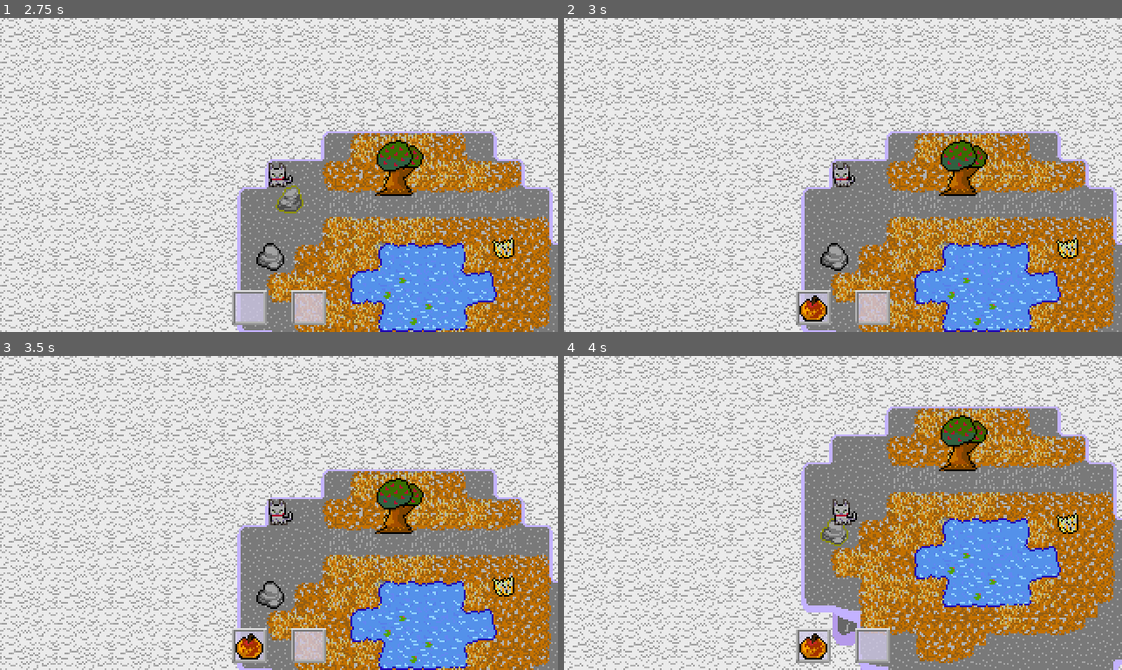
Above: before the commit, frames 1-4 (two rows, left to right).
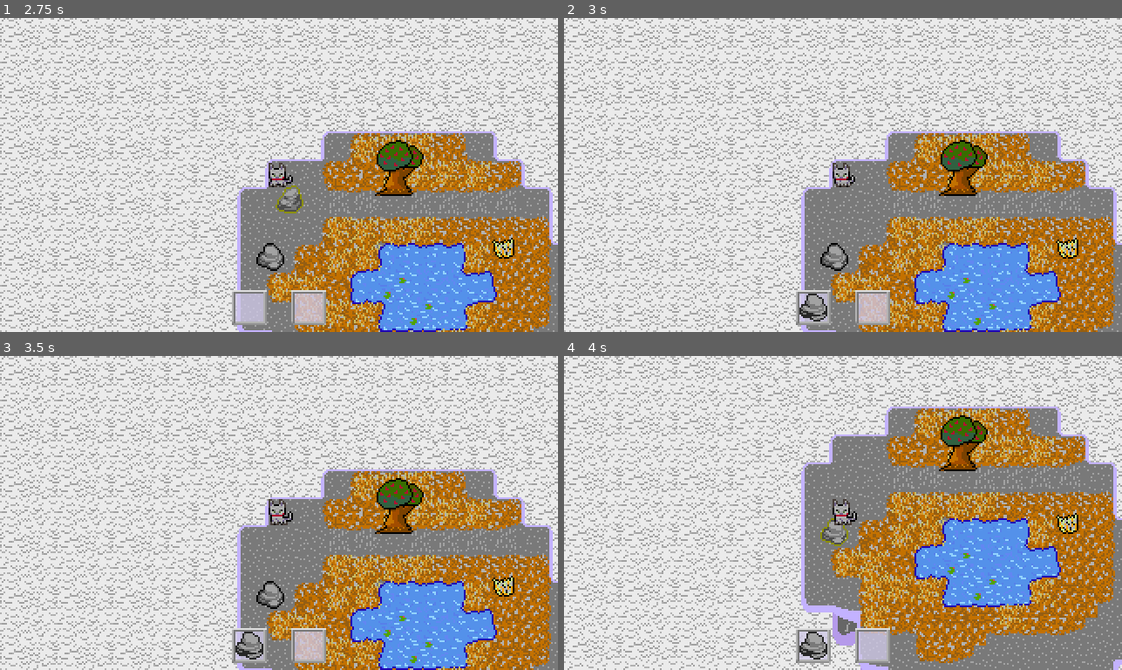
Above: after the commit, the same moments.

Repository: Tsunami014/SkyIslands
Game: Godot game, scene res://Main.tscn
Same seed, same stepped clock (60 frames per second), same inputs: the game is played once before the commit and once after it.
Inputs:
- Up to frame 1 (2.75 s): tap Enter at 0.5 s; hold Up (move_up) 0.53-2.03 s; tap Space (collect) at 0.6 s; tap Alt at 1.35 s; hold Left (move_left) from 2.03 s (still down); tap Shift at 2.1 s
- Up to frame 2 (3 s): keep holding Left (move_left); tap Space (collect) at 2.85 s
- Up to frame 3 (3.5 s): keep holding Left (move_left)
- Up to frame 4 (4 s): release Left (move_left) at 3.53 s; hold Down (move_down) from 3.53 s (still down); tap Alt at 3.6 s

Frame 1 is identical in both runs. In frame 2, 0.3% of the frame differs, in the area x 42-48%, y 87-97%; in frame 3, 0.3%; in frame 4, 0.3%.

Commit message:
Made the hotbar bits show the item correctly!

Diff:
--- a/game/hotbar.gd
+++ b/game/hotbar.gd
@@ -11,10 +11,15 @@
 	tex.texture = imgs
 	tex.set_position(Vector2i(2, 2))
 	add_child(tex)
+	updateImg()
 
 
-func _process(delta: float) -> void:
+func _process(_delta: float) -> void:
+	updateImg()
+
+func updateImg() -> void:
 	if Items.inventory.size() <= index:
-		$Image.texture.region.position.x = 0
+		$Image.hide()
 	else:
-		$Image.texture.region.position.x = 16
+		$Image.show()
+		$Image.texture.region = Items.getImgRegion(Items.inventory[index])
--- a/game/items.gd
+++ b/game/items.gd
@@ -2,3 +2,17 @@
 class_name Items
 
 static var inventory: Array = []
+
+static func getImgRegion(name: String) -> Rect2:
+	var vec = null
+	match name:
+		"apple":
+			vec = Vector2i(1, 0)
+		"rock":
+			vec = Vector2i(2, 0)
+		"grass":
+			vec = Vector2i(3, 0)
+
+	if vec:
+		return Rect2(vec * 16, Vector2(16, 16))
+	return Rect2(0, 0, 16, 16)
Binary file changed: game/assets/items.aseprite
Binary file changed: game/assets/items.png
Not shown, changed: journal.md
